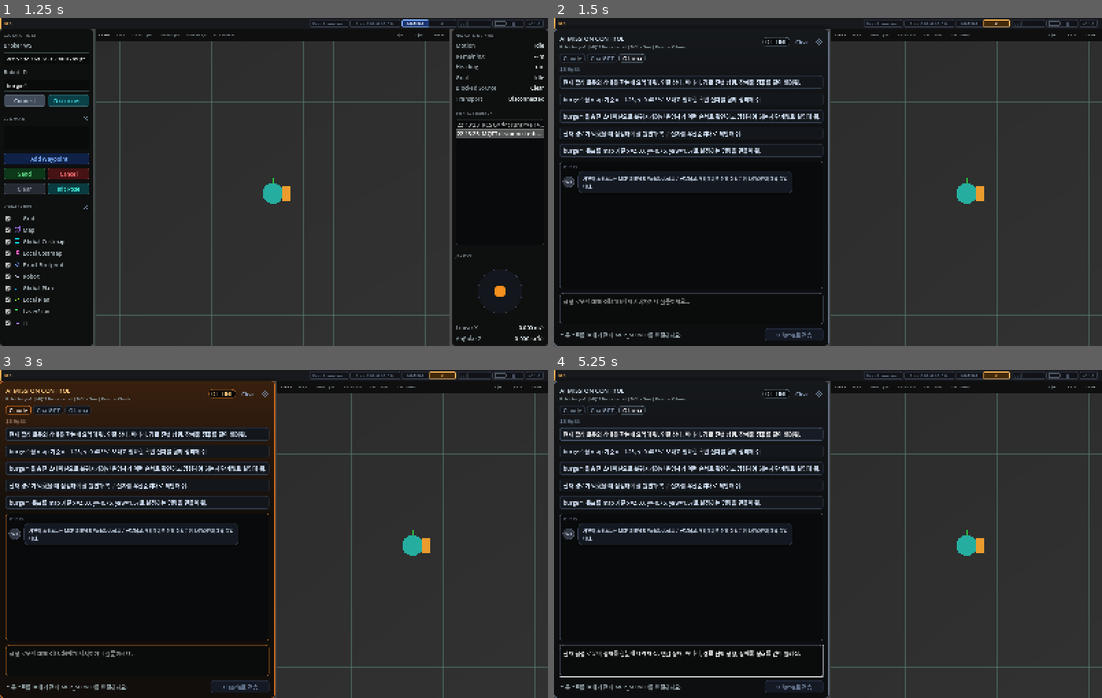
Above: before the commit, frames 1-4 (two rows, left to right).
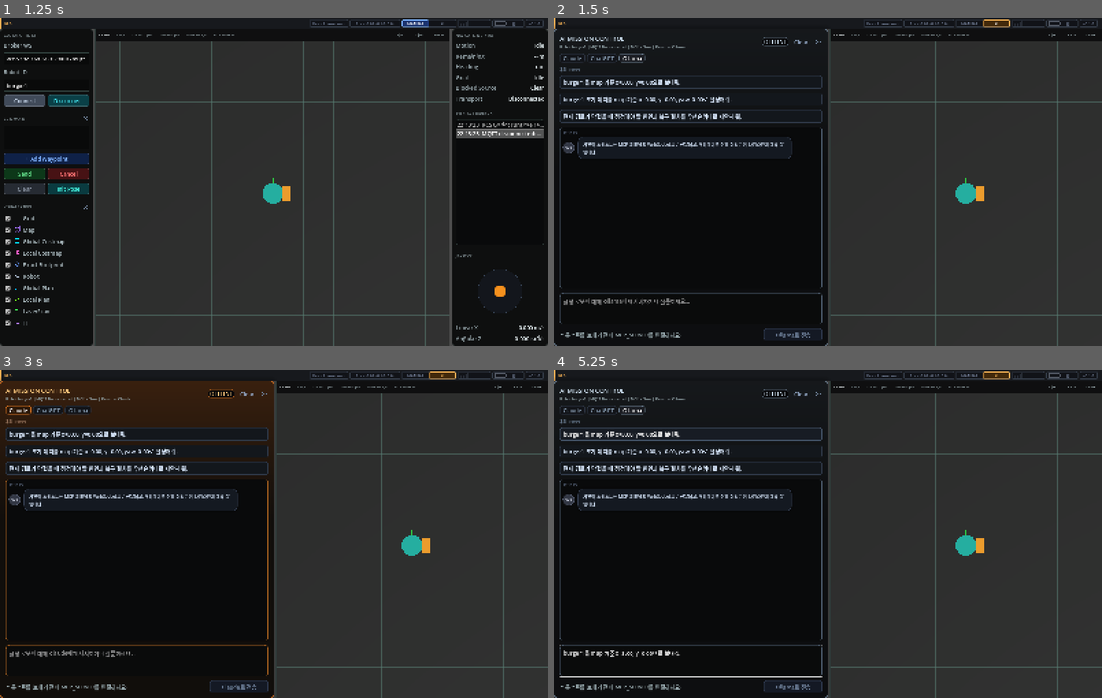
Above: after the commit, the same moments.

Repository: reidlo5135/ros-rcs
Game: Godot game, scene res://src/app/main.tscn
Same seed, same stepped clock (60 frames per second), same inputs: the game is played once before the commit and once after it.
Inputs (mouse positions are in pixels of both pictures, inside the frame that each line leads up to):
- Up to frame 1 (1.25 s): click "MANUAL" at 0.5 s
- Up to frame 2 (1.5 s): click "AI" at 1.25 s
- Up to frame 3 (3 s): click "Clear" at 2 s; click "Claude" at 2.75 s
- Up to frame 4 (5.25 s): click "ChatGPT" at 3.5 s; click "Ollama" at 4.25 s; click (691, 435) at 5 s, where only the run before the commit has a clickable "현재 활성 로봇의 상태를 한눈에 요약해 줘. 연결 상…"

Frame 1 is identical in both runs. In frame 2, 5.0% of the frame differs, in the area x 1-98%, y 3-100%; in frame 3, 5.1%; in frame 4, 5.5%.

Commit message:
Externalize AI prompts and add docs

Diff:
--- /dev/null
+++ b/assets/ai/prompt.json
@@ -0,0 +1,8 @@
+{
+  "prompt_section_label": "추천 Prompt",
+  "prompts": [
+    "burger1을 map 기준 x=3.00, y=0.00으로 보내줘.",
+    "burger1 초기 위치를 map 기준 x=0.00, y=0.00, yaw=0.00로 설정해줘.",
+    "현재 경로가 막혔을 때 점검해야 할 원인과 복구 절차를 우선순위대로 제안해 줘."
+  ]
+}
--- a/src/ui/panels/ai/ai.gd
+++ b/src/ui/panels/ai/ai.gd
@@ -1,4 +1,14 @@
 extends PanelContainer
+
+const PROMPT_CONFIG_PATH := "res://assets/ai/prompt.json"
+const DEFAULT_PROMPT_SECTION_LABEL := "推荐 Prompt"
+const DEFAULT_PROMPTS := [
+	"현재 활성 로봇의 상태를 한눈에 요약해 줘. 연결 상태, 배터리, 경로 진행 상황, 장애물 징후를 같이 알려줘.",
+	"burger1을 map 기준 x=-1.25, y=0.40으로 보내고 필요한 확인 절차를 함께 정리해 줘.",
+	"burger1을 충전 스테이션으로 복귀시키려면 운영자가 어떤 순서로 확인하고 명령해야 하는지 단계별로 설명해 줘.",
+	"현재 경로가 막혔을 때 점검해야 할 원인과 복구 절차를 우선순위대로 제안해 줘.",
+	"burger1 목표를 map 기준 x=2.00, y=-0.75, yaw=1.57로 설정하는 명령을 만들어 줘.",
+]
 
 class GearButton:
 	extends Control
@@ -171,20 +181,16 @@
 		provider_buttons[provider] = chip
 		providers_row.add_child(chip)
 
+	var prompt_config := _load_prompt_config()
 	prompt_section_label = Label.new()
-	prompt_section_label.text = "추천 프롬프트"
+	prompt_section_label.text = str(prompt_config.get("prompt_section_label", DEFAULT_PROMPT_SECTION_LABEL))
 	prompt_section_label.add_theme_color_override("font_color", Color(0.42, 0.49, 0.58))
 	prompt_section_label.add_theme_font_size_override("font_size", 10)
 	column.add_child(prompt_section_label)
-	var prompts := [
-		"현재 활성 로봇의 상태를 한눈에 요약해 줘. 연결 상태, 배터리, 경로 진행 상황, 장애물 징후를 같이 알려줘.",
-		"burger1을 map 기준 x=-1.25, y=0.40으로 보내고 필요한 확인 절차를 함께 정리해 줘.",
-		"burger1을 충전 스테이션으로 복귀시키려면 운영자가 어떤 순서로 확인하고 명령해야 하는지 단계별로 설명해 줘.",
-		"현재 경로가 막혔을 때 점검해야 할 원인과 복구 절차를 우선순위대로 제안해 줘.",
-		"burger1 목표를 map 기준 x=2.00, y=-0.75, yaw=1.57로 설정하는 명령을 만들어 줘.",
-	]
+	var prompts: Array = prompt_config.get("prompts", DEFAULT_PROMPTS)
 	for prompt in prompts:
-		column.add_child(_prompt_button(prompt))
+		if typeof(prompt) == TYPE_STRING and not str(prompt).strip_edges().is_empty():
+			column.add_child(_prompt_button(str(prompt)))
 
 	transcript_scroll = ScrollContainer.new()
 	transcript_scroll.size_flags_vertical = Control.SIZE_EXPAND_FILL
@@ -436,6 +442,41 @@
 		input.grab_focus()
 	)
 	return button
+
+
+func _load_prompt_config() -> Dictionary:
+	var fallback := {
+		"prompt_section_label": DEFAULT_PROMPT_SECTION_LABEL,
+		"prompts": DEFAULT_PROMPTS.duplicate(),
+	}
+	if not FileAccess.file_exists(PROMPT_CONFIG_PATH):
+		return fallback
+	var file := FileAccess.open(PROMPT_CONFIG_PATH, FileAccess.READ)
+	if file == null:
+		return fallback
+	var json := JSON.new()
+	if json.parse(file.get_as_text()) != OK:
+		return fallback
+	if typeof(json.data) != TYPE_DICTIONARY:
+		return fallback
+	var data: Dictionary = json.data
+	var prompt_config := fallback.duplicate(true)
+	var section_label := str(data.get("prompt_section_label", "")).strip_edges()
+	if not section_label.is_empty():
+		prompt_config["prompt_section_label"] = section_label
+	var prompts_value: Variant = data.get("prompts", [])
+	if typeof(prompts_value) == TYPE_ARRAY:
+		var cleaned_prompts: Array = []
+		for prompt in prompts_value:
+			if typeof(prompt) != TYPE_STRING:
+				continue
+			var text := str(prompt).strip_edges()
+			if text.is_empty():
+				continue
+			cleaned_prompts.append(text)
+		if not cleaned_prompts.is_empty():
+			prompt_config["prompts"] = cleaned_prompts
+	return prompt_config
 
 
 func _add_message(text: String, role := "assistant", badge_override := "") -> void:
Binary file added: docs/introduction/introduction_ai.png
Binary file added: docs/introduction/introduction_manual.png
Not shown, changed: README.md
